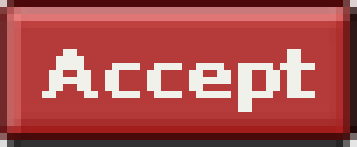
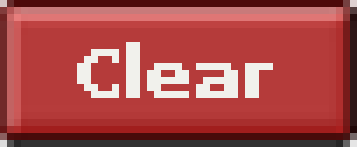
Before/after of a 357px x 147px layered artwork. What changed in the layer stack:
added layer "Clear" above "Accept" over box(77, 42, 273, 98)
hid "Accept" over box(42, 49, 315, 112)
